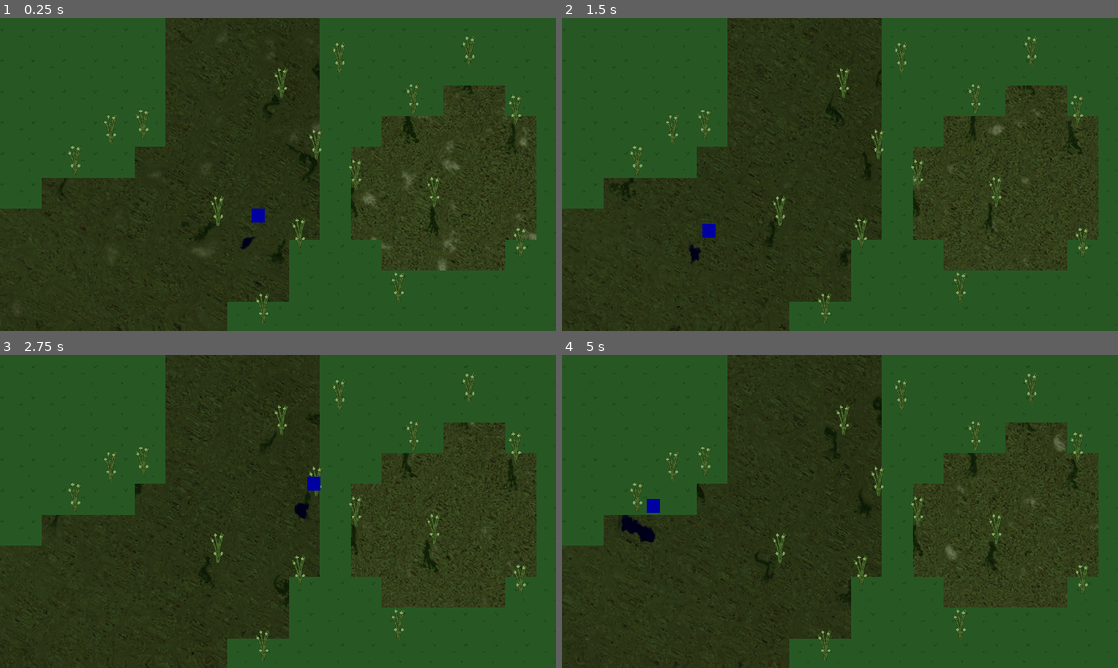
Above: before the commit, frames 1-4 (two rows, left to right).
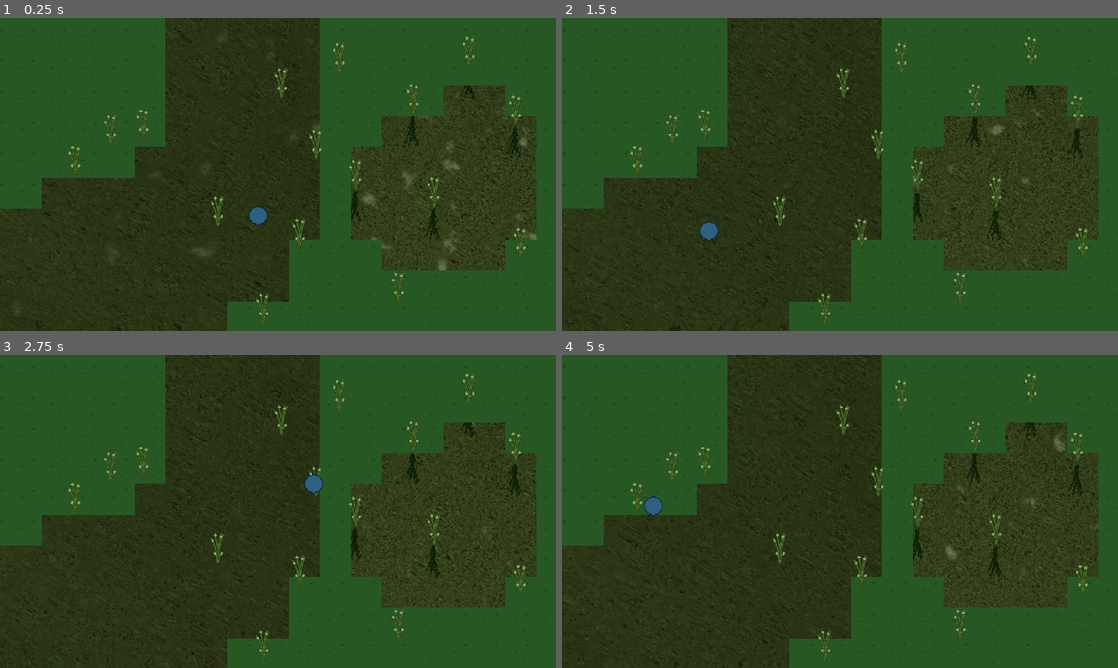
Above: after the commit, the same moments.

Repository: Cycrus/Godot-Special-Effects
Game: Godot game, scene res://water_effect/water_shading_scene.tscn
Two runs of this game, one before a commit and one after it. Both use one fixed random seed, a clock stepped at 60 frames per second and the inputs below. The project has no main scene, so this scene is started directly.
Inputs (mouse positions are in pixels of both pictures, inside the frame that each line leads up to):
- Up to frame 1 (0.25 s): no input
- Up to frame 2 (1.5 s): move the mouse to (962, 158) at 0.52 s; move the mouse to (728, 190) at 1.27 s
- Up to frame 3 (2.75 s): move the mouse to (333, 442) at 2.02 s
- Up to frame 4 (5 s): move the mouse to (812, 574) at 2.77 s; move the mouse to (1006, 558) at 3.52 s; move the mouse to (673, 464) at 4.27 s

The runs differ from the first frame. In frame 1, 0.7% of the frame differs, in the area x 10-94%, y 14-79%; in frame 2, 0.8%; in frame 3, 0.8%; in frame 4, 1.0%, in the area x 9-94%, y 13-79%.

Commit message:
refactor: Changed water mirror system so that mirrored images use their own shaders.

Diff:
--- a/water_effect/water_controller/water_mirror_controller.gd
+++ b/water_effect/water_controller/water_mirror_controller.gd
@@ -15,6 +15,7 @@
 	set(value):
 		show_mirror_detection_shape = value
 		_show_mirror_detection_shape(show_mirror_detection_shape)
+@export var mirror_image_material: ShaderMaterial
 
 var mirrored_objects: Dictionary = {}
 
@@ -46,11 +47,12 @@
 			"y_offset": 0.0
 		}
 		add_child(mirrored_objects[body]["sprite"])
-		mirrored_objects[body]["sprite"].z_index = z_index - 1
+		mirrored_objects[body]["sprite"].z_index = z_index + 1
 		mirrored_objects[body]["sprite"].flip_v = true
 		mirrored_objects[body]["sprite"].global_position = sprite.global_position
 		mirrored_objects[body]["sprite"].scale = Vector2(sprite.global_scale.x / global_scale.x,
 												   		 sprite.global_scale.y / global_scale.y)
+		mirrored_objects[body]["sprite"].material = mirror_image_material
 		if body.get_parent().has_meta("mirror_offset"):
 			mirrored_objects[body]["y_offset"] = body.get_parent().get_meta("mirror_offset")
 
--- /dev/null
+++ b/water_effect/water_controller/water_mirror_shader.gdshader
@@ -0,0 +1,46 @@
+/* Creates a water effect.
+ * @param noise1 The first water distortion effect.
+ * @param noise2 A second (mostly contrary) distortion effect for more realism.
+ * @param scroll1 The scroll vector (direction & speed) of noise1 over time.
+ * @param scroll2 The scroll vector of noise2 over time.
+ * @param distortion_strength The strength of distortion on the underlying objects behind the water.
+ * @param tone_color The color of the water.
+ * @param top_color The color of the highlights.
+ * @param light_start, light_end The range of the highlights on the noise texture. Controls how much highlight is visible.
+ * @param pixel_number An additional parameter to set the number of pixels the shader should display itself.
+ *                     Allows for a pixelated look of the water. Set to 0 to deactivate.
+ */
+
+shader_type canvas_item;
+
+uniform sampler2D noise1: repeat_enable;
+uniform sampler2D noise2: repeat_enable;
+uniform vec2 scroll1 = vec2(0.05, 0.05);
+uniform vec2 scroll2 = vec2(-0.05, -0.05);
+uniform float distortion_strength: hint_range(-1, 1) = 0.2;
+uniform vec4 tone_color: source_color;
+uniform sampler2D SCREEN_TEXTURE: hint_screen_texture, filter_linear_mipmap;
+
+void vertex() {
+	VERTEX *= 2.0;
+}
+
+void fragment() {
+	vec2 tex_uv = UV * 2.0 - 0.5;
+
+	float depth = texture(noise1, tex_uv + scroll1 * TIME).r
+		* texture(noise2, tex_uv + scroll2 * TIME).r;
+	vec2 distorted_uv = tex_uv + distortion_strength * vec2(depth);
+	bool out_of_bounds = (distorted_uv.x > 1.0 || distorted_uv.y > 1.0 ||
+						  distorted_uv.x < 0.0 || distorted_uv.y < 0.0);
+
+	if(out_of_bounds)
+	{
+		COLOR = vec4(0.0, 0.0, 0.0, 0.0);
+	}
+	else
+	{
+		vec4 texture_col = texture(TEXTURE, distorted_uv);
+		COLOR = texture_col * tone_color;
+	}
+}
--- a/water_effect/water_shading_scene.tscn
+++ b/water_effect/water_shading_scene.tscn
@@ -6,6 +6,7 @@
 [ext_resource type="PackedScene" uid="uid://ccfi31mwtu1sw" path="res://water_effect/water_controller/water.tscn" id="5_8djwa"]
 [ext_resource type="Texture2D" uid="uid://waucc7qdy8ag" path="res://water_effect/example_resources/grass_texture.png" id="6_48kfh"]
 [ext_resource type="Texture2D" uid="uid://r3v35i8jdvks" path="res://water_effect/example_resources/long_grass.png" id="6_jrmyk"]
+[ext_resource type="Shader" path="res://water_effect/water_controller/water_mirror_shader.gdshader" id="7_iufua"]
 
 [sub_resource type="TileSetAtlasSource" id="TileSetAtlasSource_48h8h"]
 texture = ExtResource("6_48kfh")
@@ -48,6 +49,27 @@
 shader_parameter/noise1 = SubResource("NoiseTexture2D_emtyi")
 shader_parameter/noise2 = SubResource("NoiseTexture2D_d2rhq")
 
+[sub_resource type="FastNoiseLite" id="FastNoiseLite_cx3ub"]
+
+[sub_resource type="NoiseTexture2D" id="NoiseTexture2D_hvxdb"]
+seamless = true
+noise = SubResource("FastNoiseLite_cx3ub")
+
+[sub_resource type="FastNoiseLite" id="FastNoiseLite_chr4w"]
+
+[sub_resource type="NoiseTexture2D" id="NoiseTexture2D_8aruu"]
+seamless = true
+noise = SubResource("FastNoiseLite_chr4w")
+
+[sub_resource type="ShaderMaterial" id="ShaderMaterial_m01o8"]
+shader = ExtResource("7_iufua")
+shader_parameter/scroll1 = Vector2(0.05, 0.05)
+shader_parameter/scroll2 = Vector2(0.66, -0.05)
+shader_parameter/distortion_strength = 0.3
+shader_parameter/tone_color = Color(0.27451, 0.372549, 0.192157, 1)
+shader_parameter/noise1 = SubResource("NoiseTexture2D_hvxdb")
+shader_parameter/noise2 = SubResource("NoiseTexture2D_8aruu")
+
 [sub_resource type="RectangleShape2D" id="RectangleShape2D_xk6ck"]
 size = Vector2(64.73, 64.39)
 
@@ -428,12 +450,12 @@
 mirror_detection_shape = SubResource("RectangleShape2D_knx17")
 water_material = SubResource("ShaderMaterial_o4vp2")
 show_mirror_detection_shape = false
+mirror_image_material = SubResource("ShaderMaterial_m01o8")
 
 [node name="River" parent="." instance=ExtResource("5_8djwa")]
 z_index = -1
 position = Vector2(247, 262)
 scale = Vector2(15, 18)
-do_mirror = true
 mirror_detection_shape = SubResource("RectangleShape2D_xk6ck")
 water_material = SubResource("ShaderMaterial_gu5hk")
 show_mirror_detection_shape = false
--- a/wind_effect/example_resources/player.tscn
+++ b/wind_effect/example_resources/player.tscn
@@ -1,14 +1,7 @@
-[gd_scene load_steps=5 format=3 uid="uid://b72whg3ckcjsc"]
+[gd_scene load_steps=4 format=3 uid="uid://b72whg3ckcjsc"]
 
 [ext_resource type="Script" path="res://wind_effect/example_resources/player_behavior.gd" id="1_oxj2w"]
-
-[sub_resource type="Gradient" id="Gradient_gn272"]
-offsets = PackedFloat32Array(0)
-colors = PackedColorArray(0, 0, 0.639216, 1)
-
-[sub_resource type="GradientTexture1D" id="GradientTexture1D_arrva"]
-gradient = SubResource("Gradient_gn272")
-width = 15
+[ext_resource type="Texture2D" uid="uid://dwam7c3y7tqf6" path="res://wind_effect/example_resources/player.png" id="2_bf0y5"]
 
 [sub_resource type="RectangleShape2D" id="RectangleShape2D_35xmi"]
 size = Vector2(28, 14)
@@ -17,8 +10,8 @@
 script = ExtResource("1_oxj2w")
 
 [node name="Sprite2D" type="Sprite2D" parent="."]
-scale = Vector2(1.86667, 28)
-texture = SubResource("GradientTexture1D_arrva")
+scale = Vector2(2, 2)
+texture = ExtResource("2_bf0y5")
 
 [node name="StaticBody2D" type="Area2D" parent="."]
 metadata/moves_plants = true
Not shown: 1 places in water_effect/water_shading_scene.tscn that only renumber resources
Binary file added: wind_effect/example_resources/player.png
Not shown, added: wind_effect/example_resources/player.png.import
